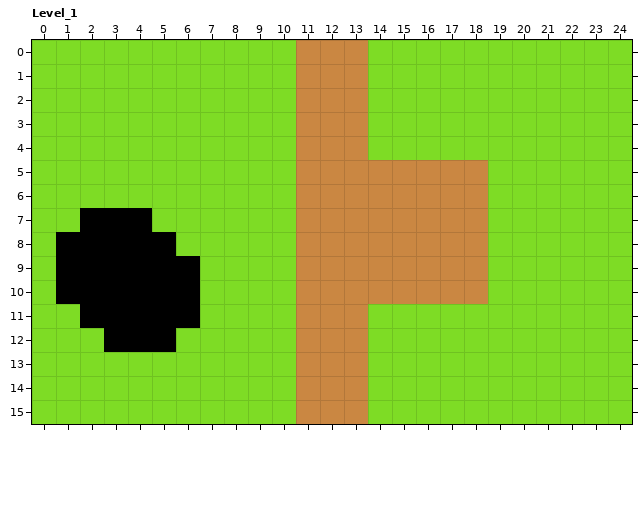
An edit to a level. LDtk project, TopDownGame/assets/TiledMap/map.ldtk. The picture above was drawn from the file before the commit.
Cells are 16x16 px. Shown: Level_1 x 0..24, y 0..15. The commit also changed other parts of the map, which this record leaves out.
Once edited:
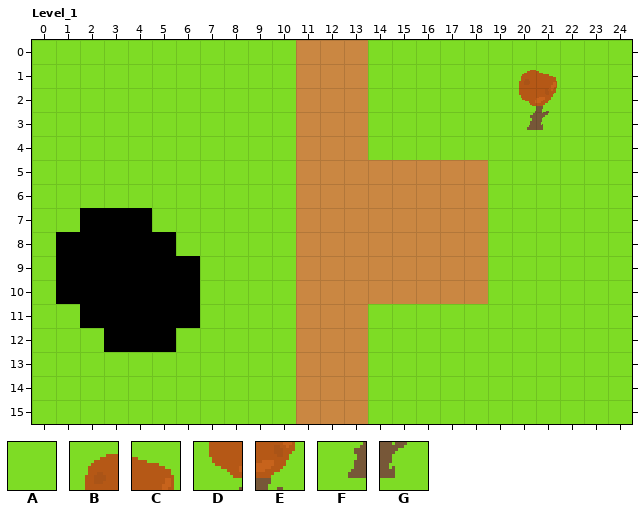
Key: from "Tiles": A 1, B 1 under 10, C 1 under 11, D 1 under 15, E 1 under 16, F 1 under 20, G 1 under 21.
_ is an empty cell.
Tiles replaced or removed in this view: A.
The exact change:
Changed rows in their new state; . is an unchanged cell.
Layer "Tiles":
first column x 20:
 1 BC
 2 DE
 3 FG
Where, in picture pixels (left, top, right, bottom), the same in both pictures:
changed: (519, 70, 557, 130)
